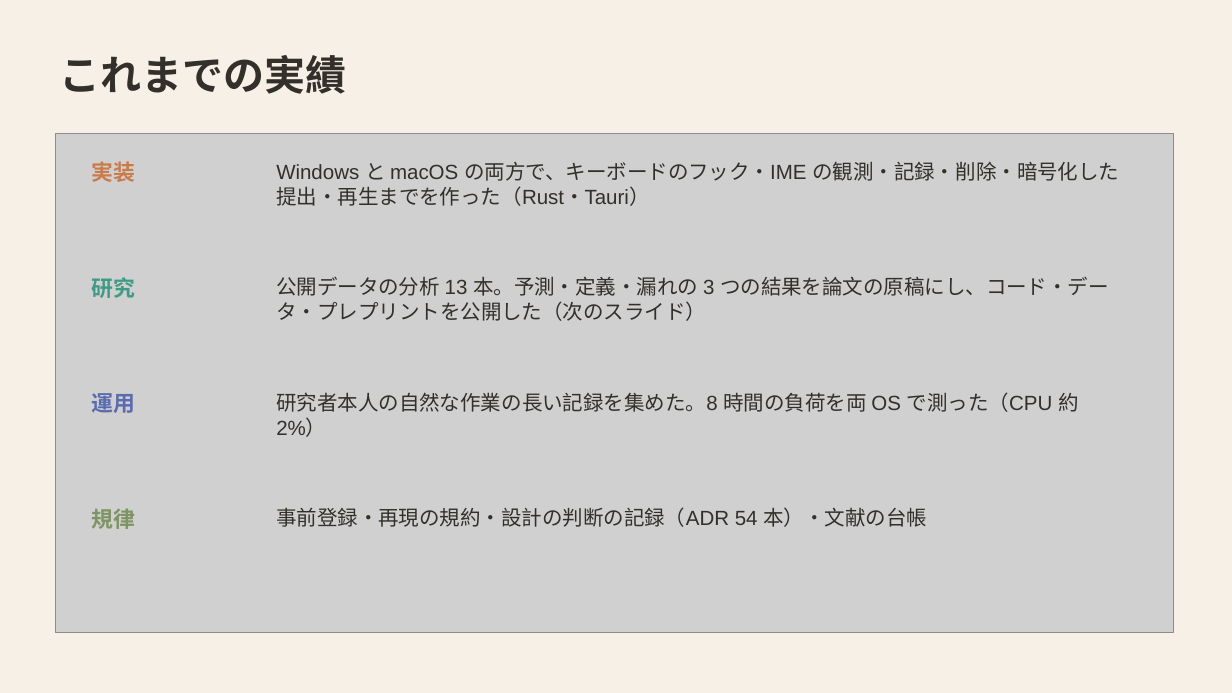
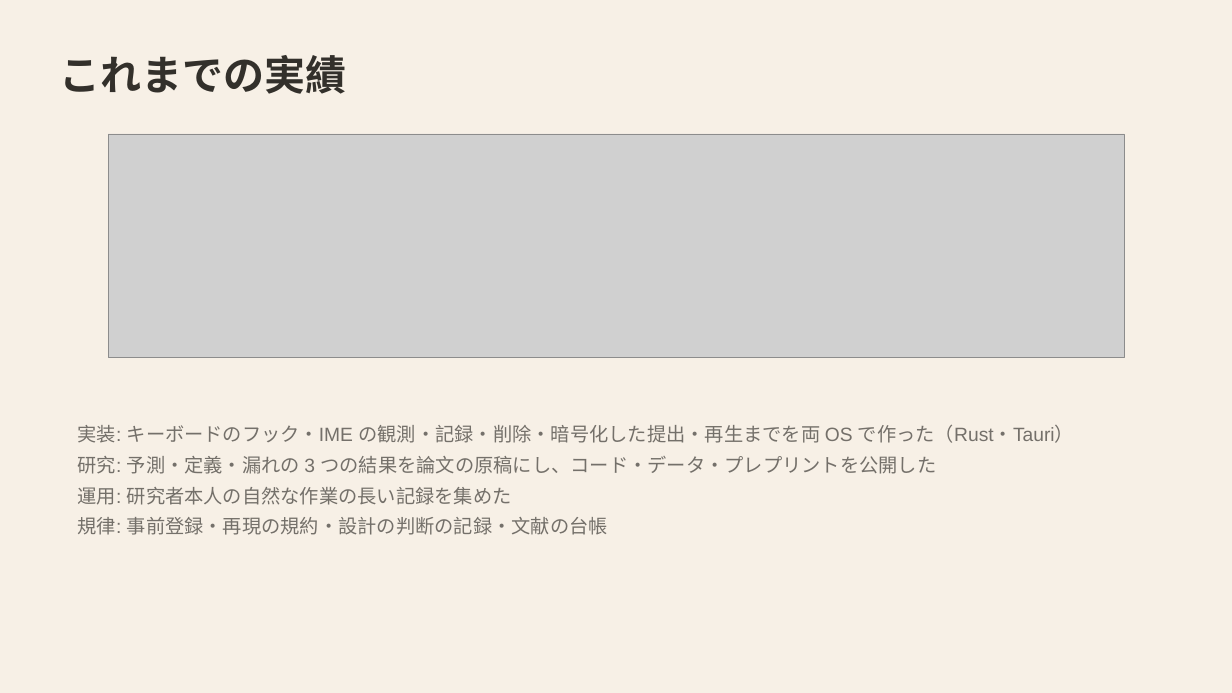
Before and after one commit to mikotomiura/GSE-prototype, a slide deck: slide 20 of docs/slides/project-overview/GSE_project_detail.pptx. Drawn at 1232x693 pixels with LibreOffice and Linux fonts; fonts in the diff are those of the drawing; grey boxes stand for pictures. Boxes give left, top, right and bottom in pixels: in the first picture for what was removed or moved away, otherwise in the second. Text is boxed around its words. In the diff, an @@ line names an element or a change of style, - is before the commit and + after.

```diff
--- a/docs/slides/project-overview/GSE_project_detail.pptx
+++ b/docs/slides/project-overview/GSE_project_detail.pptx
@@ picture: place and size @@
-picture at (55,134,1174,633)
+picture at (108,134,1125,358)
@@ text removed at (91,161,135,182) @@
-実装
@@ text removed at (276,162,1119,206) @@
-Windows と macOS の両方で、キーボードのフック・IME の観測・記録・削除・暗号化した提出・再生までを作った（Rust・Tauri）
@@ text removed at (91,277,135,298) @@
-研究
@@ text removed at (276,277,1109,321) @@
-公開データの分析 13 本。予測・定義・漏れの 3 つの結果を論文の原稿にし、コード・データ・プレプリントを公開した（次のスライド）
@@ text removed at (91,393,135,413) @@
-運用
@@ text removed at (276,392,1079,437) @@
-研究者本人の自然な作業の長い記録を集めた。8 時間の負荷を両 OS で測った（CPU 約 2%）
@@ text added at (78,425,1074,535), 15 pt, text #74706A @@
+実装: キーボードのフック・IME の観測・記録・削除・暗号化した提出・再生までを両 OS で作った（Rust・Tauri）
+研究: 予測・定義・漏れの 3 つの結果を論文の原稿にし、コード・データ・プレプリントを公開した
+運用: 研究者本人の自然な作業の長い記録を集めた
+規律: 事前登録・再現の規約・設計の判断の記録・文献の台帳
@@ text removed at (91,508,135,529) @@
-規律
@@ text removed at (276,507,927,527) @@
-事前登録・再現の規約・設計の判断の記録（ADR 54 本）・文献の台帳
```
Also in this commit, not shown: 10 other slides changed, 31 other files.
